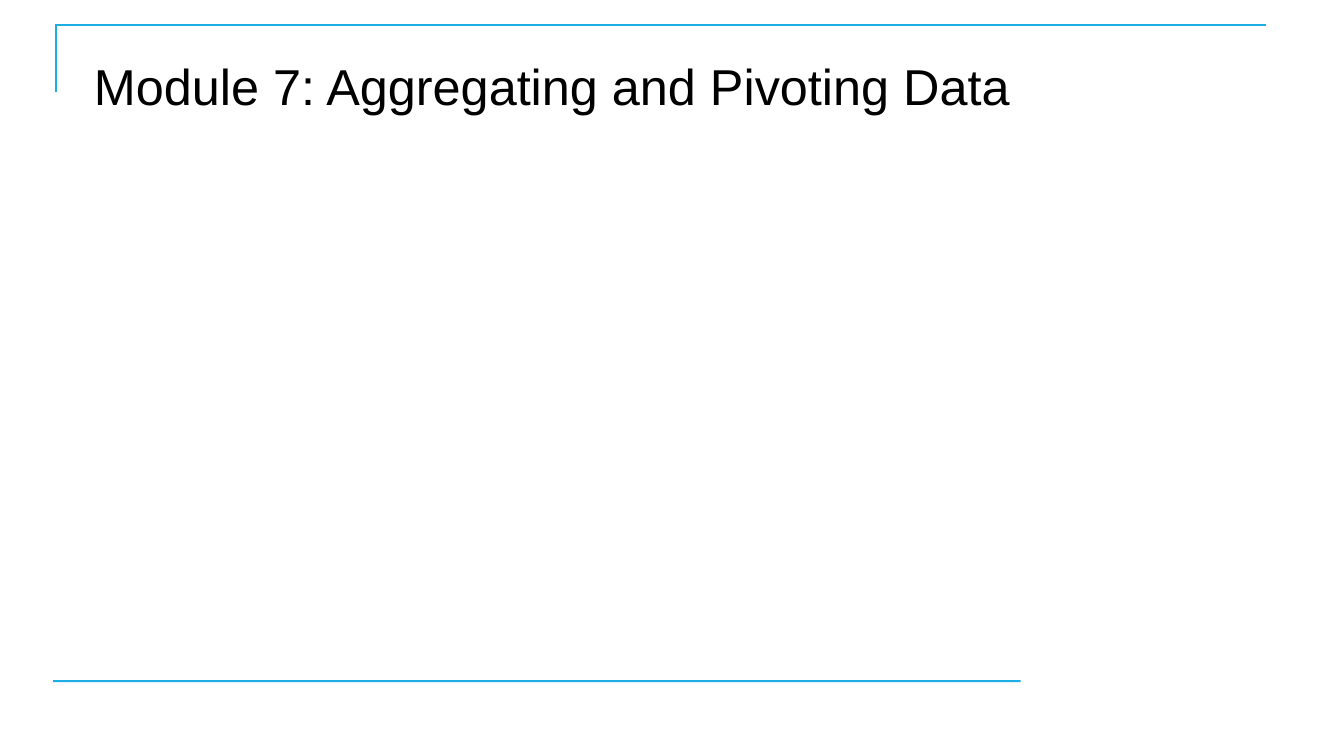
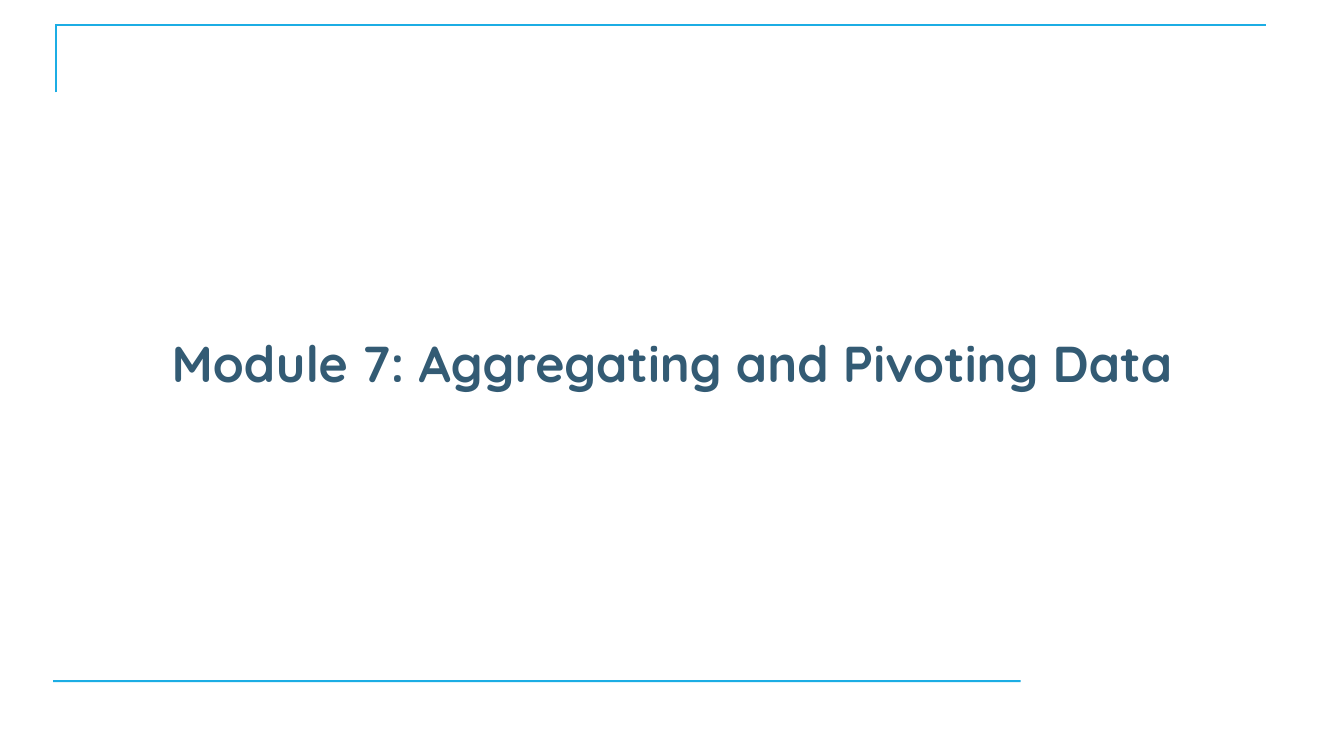
Before and after one commit to CostelloTechnicalConsulting/XTBP10---Tableau-Prep-Introduction, a slide deck: slide 65 of ppt/TableauPrepBuilderIntroV1_1.pptx (slide 64 before the commit). Drawn at 1344x756 pixels with LibreOffice and Linux fonts; fonts in the diff are those of the drawing; background and template pictures are left out. Boxes give left, top, right and bottom in pixels: in the first picture for what was removed or moved away, otherwise in the second. Text is boxed around its words. In the diff, an @@ line names an element or a change of style, - is before the commit and + after.

```diff
--- a/ppt/TableauPrepBuilderIntroV1_1.pptx
+++ b/ppt/TableauPrepBuilderIntroV1_1.pptx
@@ title "Module 7: Aggregating and Pivoting ...": place and size @@
-title "Module 7: Aggregating and Pivoting ..." at (94, 68, 1009, 115)
+title "Module 7: Aggregating and Pivoting ..." at (172, 344, 1172, 392)
@@ title "Module 7: Aggregating and Pivoting ..." at (172, 344, 1172, 392): font Arial to Quicksand, text colour #000000 to #335B74, bold on; alignment left to centre @@
```
Also in this commit, not shown: 6 other slides changed, 1 slide added, 1 slide removed, 1 other file.
